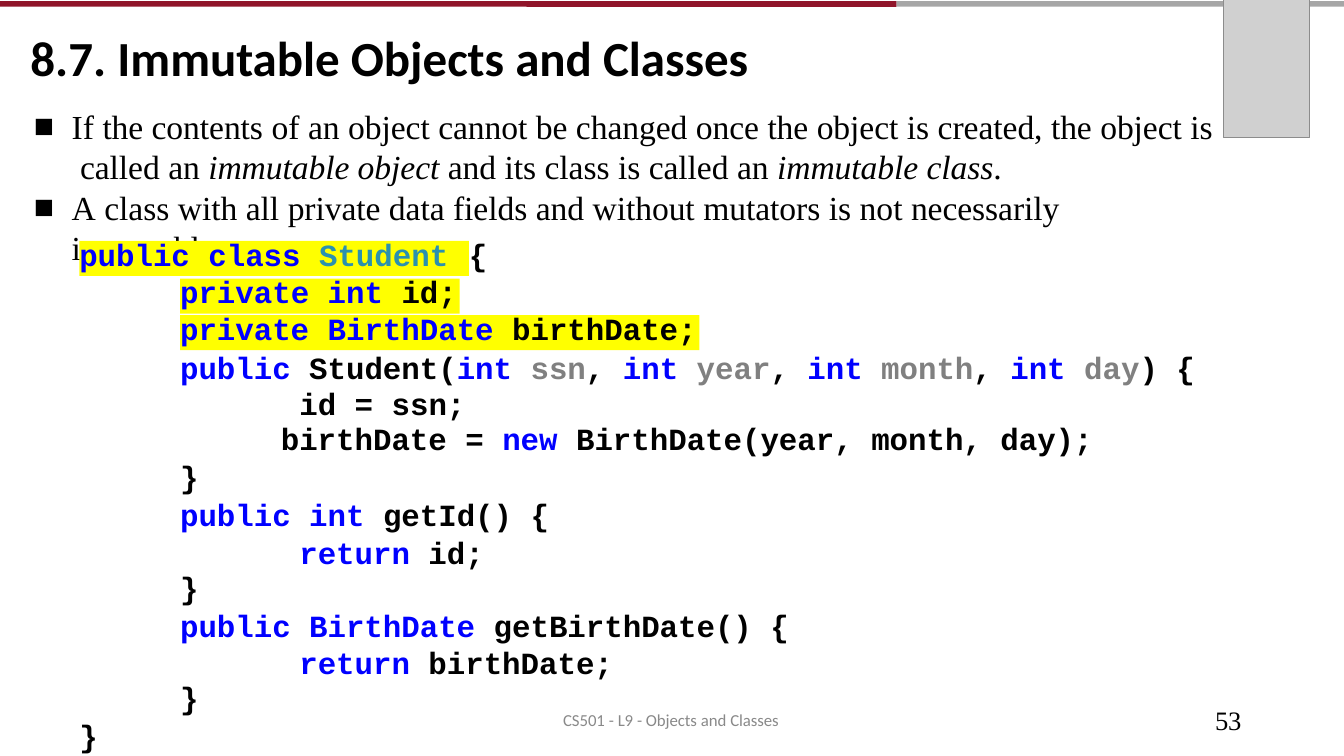
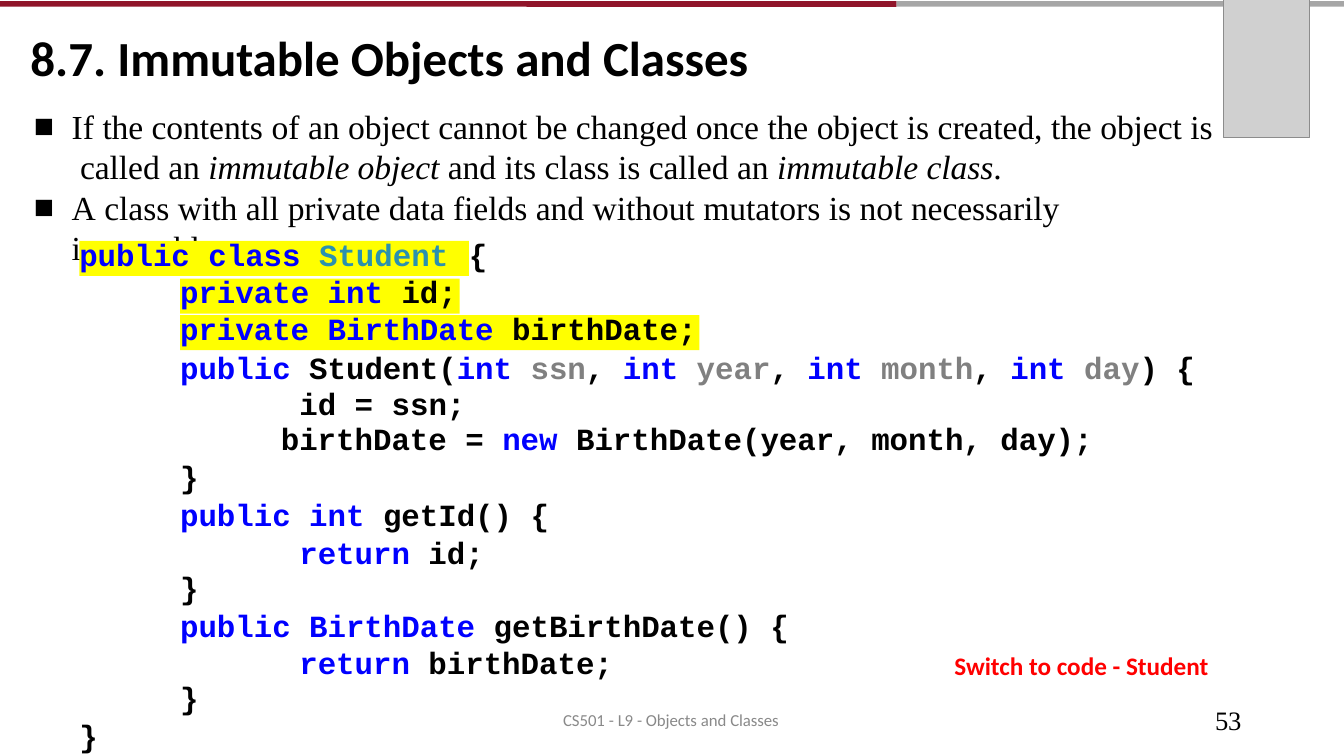
Before and after one commit to AughdonBreslin/CS501IntroToJava, a slide deck: slide 51 of Lectures/8_Objects_Classes.pptx. Drawn at 1344x756 pixels with LibreOffice and Linux fonts; fonts in the diff are those of the drawing; grey boxes stand for pictures. Boxes give left, top, right and bottom in pixels: in the first picture for what was removed or moved away, otherwise in the second. Text is boxed around its words. In the diff, an @@ line names an element or a change of style, - is before the commit and + after.

Commit message:
in class changes to 8-9

```diff
--- a/Lectures/8_Objects_Classes.pptx
+++ b/Lectures/8_Objects_Classes.pptx
@@ text added at (x1=954, y1=657, x2=1208, y2=676), 18 pt, text #FF0000, bold @@
+Switch to code - Student
```
Also in this commit, not shown: 3 other slides changed, 7 other files.
